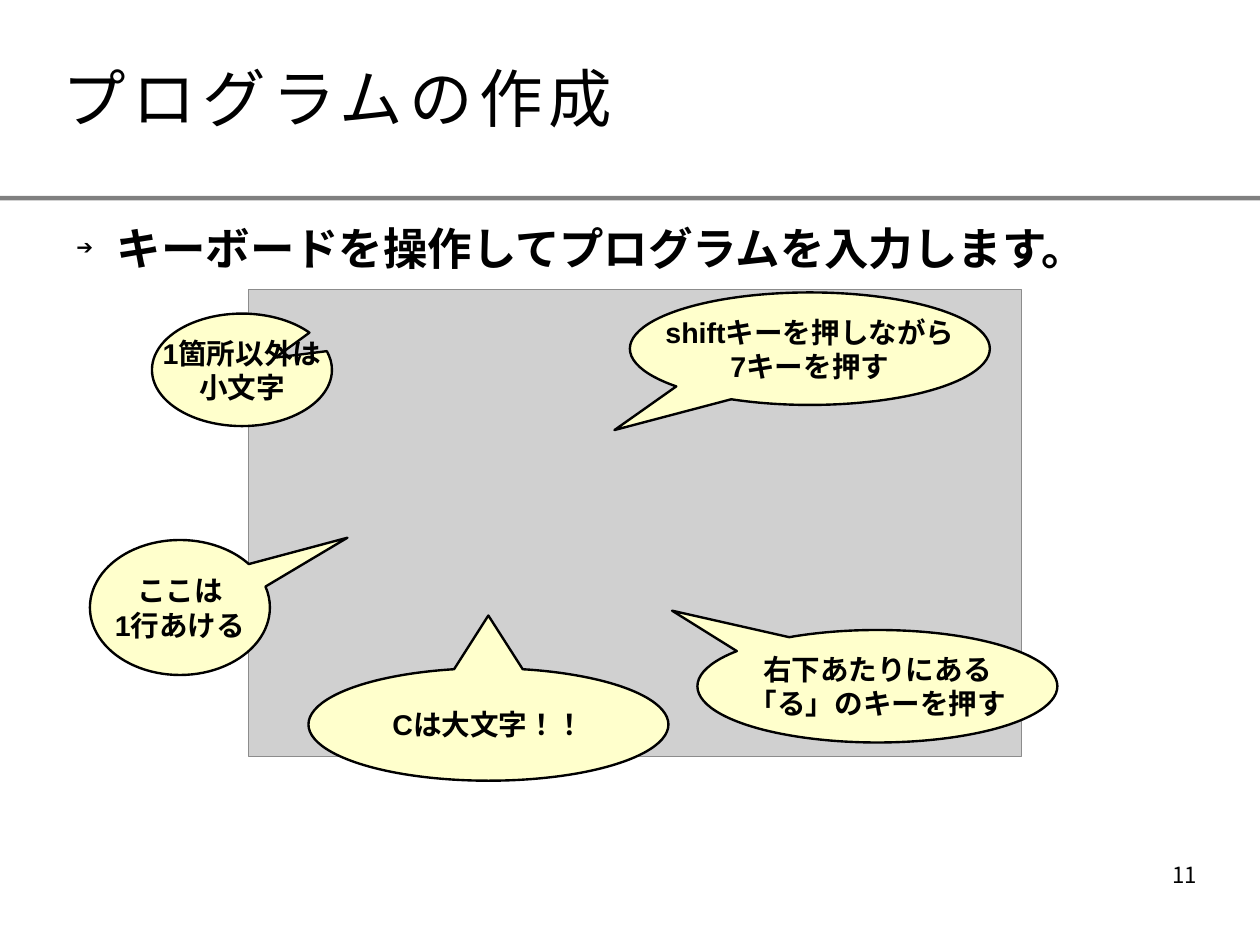
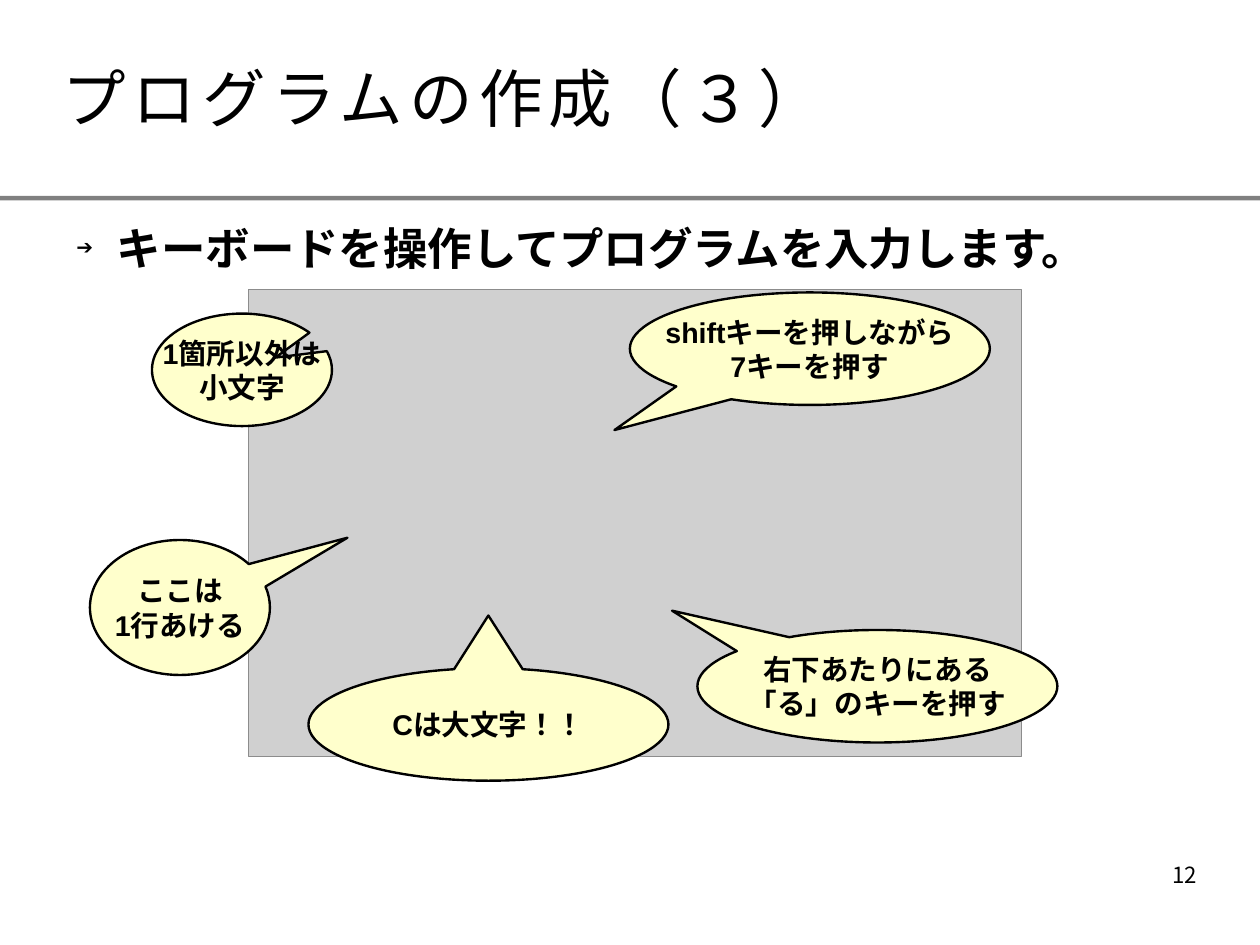
Before and after one commit to smalruby/ruby-school-mjh, a slide deck: slide 12 of mac/2014/doc/text.odp (slide 11 before the commit). Drawn at 1260x945 pixels with LibreOffice and Linux fonts; fonts in the diff are those of the drawing; grey boxes stand for pictures; background and template pictures are left out. Boxes give left, top, right and bottom in pixels: in the first picture for what was removed or moved away, otherwise in the second. Text is boxed around its words. In the diff, an @@ line names an element or a change of style, - is before the commit and + after.

```diff
--- a/mac/2014/doc/text.odp
+++ b/mac/2014/doc/text.odp
@@ title at bbox=[63, 67, 822, 128]: text changed @@
-プログラムの作成
+プログラムの作成（３）
@@ page number at bbox=[1172, 866, 1197, 883]: text changed @@
-11
+12
```
Also in this commit, not shown: 4 other slides changed, 2 slides added, 1 slide removed.
